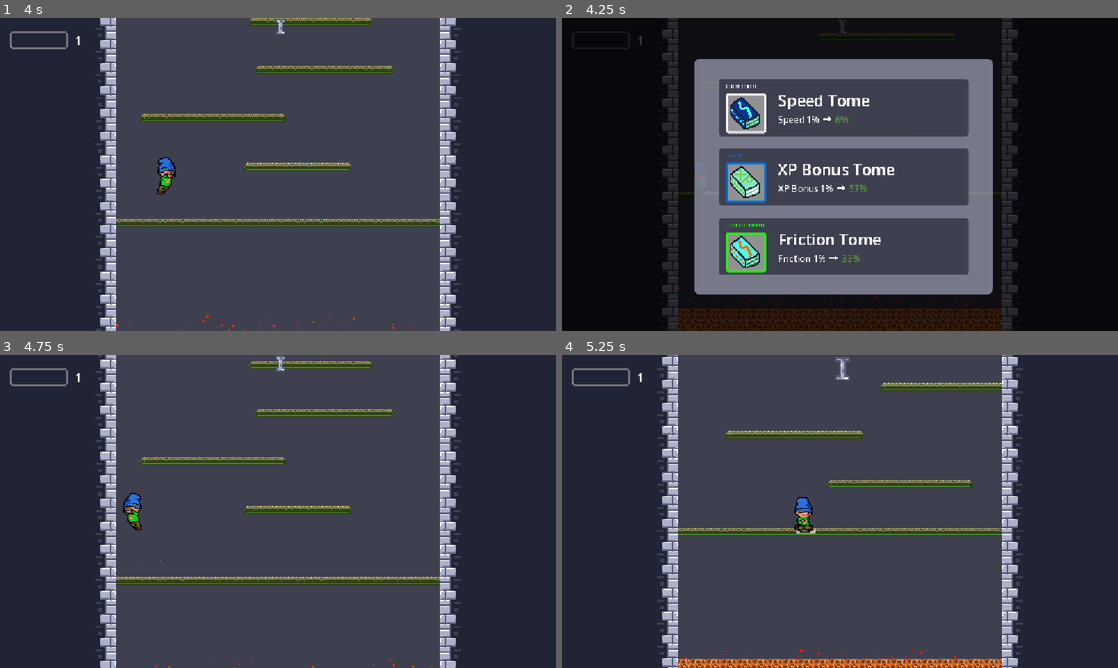
Above: before the commit, frames 1-4 (two rows, left to right).
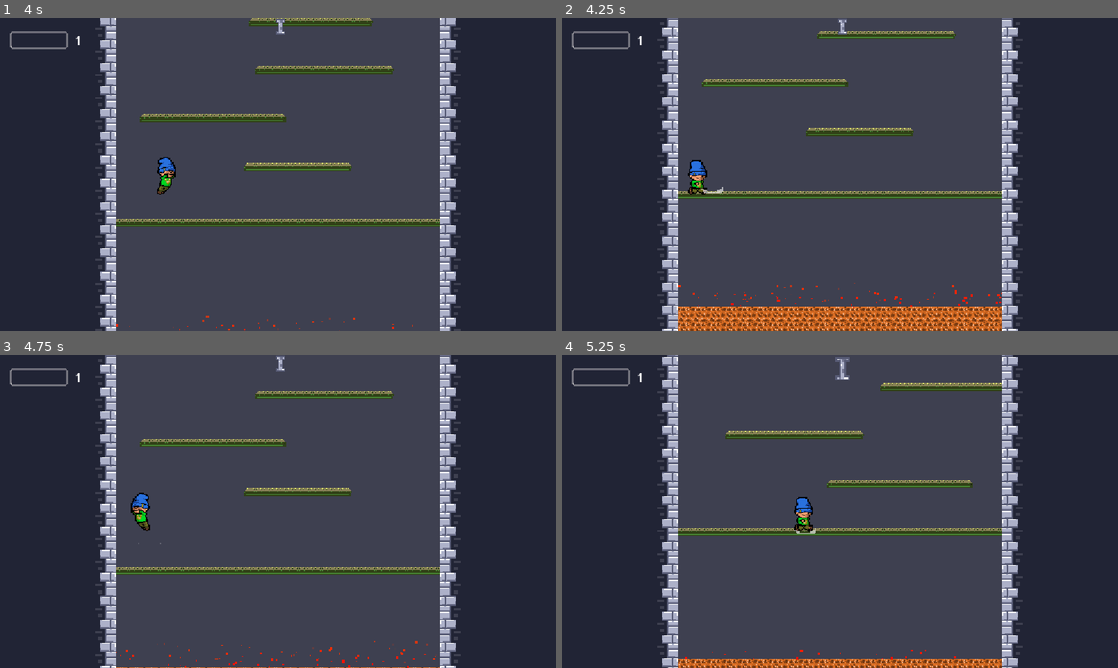
Above: after the commit, the same moments.

Repository: DoktorZnak/ice-tower-dz
Game: Godot game, scene res://scenes/main/main.tscn
Two runs of this game, one before a commit and one after it. Both use one fixed random seed, a clock stepped at 60 frames per second and the inputs below. Sound files missing from this copy of the repository are replaced by a short silence.
Inputs (mouse positions are in pixels of both pictures, inside the frame that each line leads up to):
- Up to frame 1 (4 s): move the mouse to (400, 158) at 0.52 s; hold D (right) 0.53-2.03 s; click (400, 158) at 0.67 s; tap Space (jump) at 0.77, 1.52, 3.02, 3.77 s; move the mouse to (166, 190) at 1.27 s; move the mouse to (333, 105) at 2.02 s; hold A (left) 2.03-2.78 s; move the mouse to (250, 237) at 2.77 s; hold D (right) from 2.78 s (still down); click (250, 237) at 2.92 s; move the mouse to (444, 221) at 3.52 s
- Up to frame 2 (4.25 s): keep holding D (right); tap P (pause) at 4.15 s
- Up to frame 3 (4.75 s): move the mouse to (283, 442) at 4.27 s; release D (right) at 4.28 s; hold A (left) from 4.28 s (still down); click (283, 442) at 4.42 s; tap Space (jump) at 4.52 s
- Up to frame 4 (5.25 s): tap R (reset_game) at 4.9 s; move the mouse to (867, 511) at 5.02 s; release A (left) at 5.03 s; hold D (right) from 5.03 s (still down); click (867, 511) at 5.17 s

Frame 1 is identical in both runs. In frame 2, 82% of the frame differs, in the area x 0-100%, y 0-100%; in frame 3, 12%; in frame 4, nothing differs.

Commit message:
disable pause key opening upgrade menu

Diff:
--- a/scenes/main/main.gd
+++ b/scenes/main/main.gd
@@ -12,8 +12,8 @@
 		GameManager.reset_stat_points()
 		get_tree().reload_current_scene()
 
-	if Input.is_action_just_pressed('pause'):
-		$UpgradeCards.open_upgrade_menu()
+	#if Input.is_action_just_pressed('pause'):
+		#$UpgradeCards.open_upgrade_menu()
 
-func on_player_level_up(new_level):
+func on_player_level_up(_new_level):
 	$UpgradeCards.open_upgrade_menu()
Not shown, changed: html/my ice tower.html
Not shown, changed: html/my ice tower.pck
